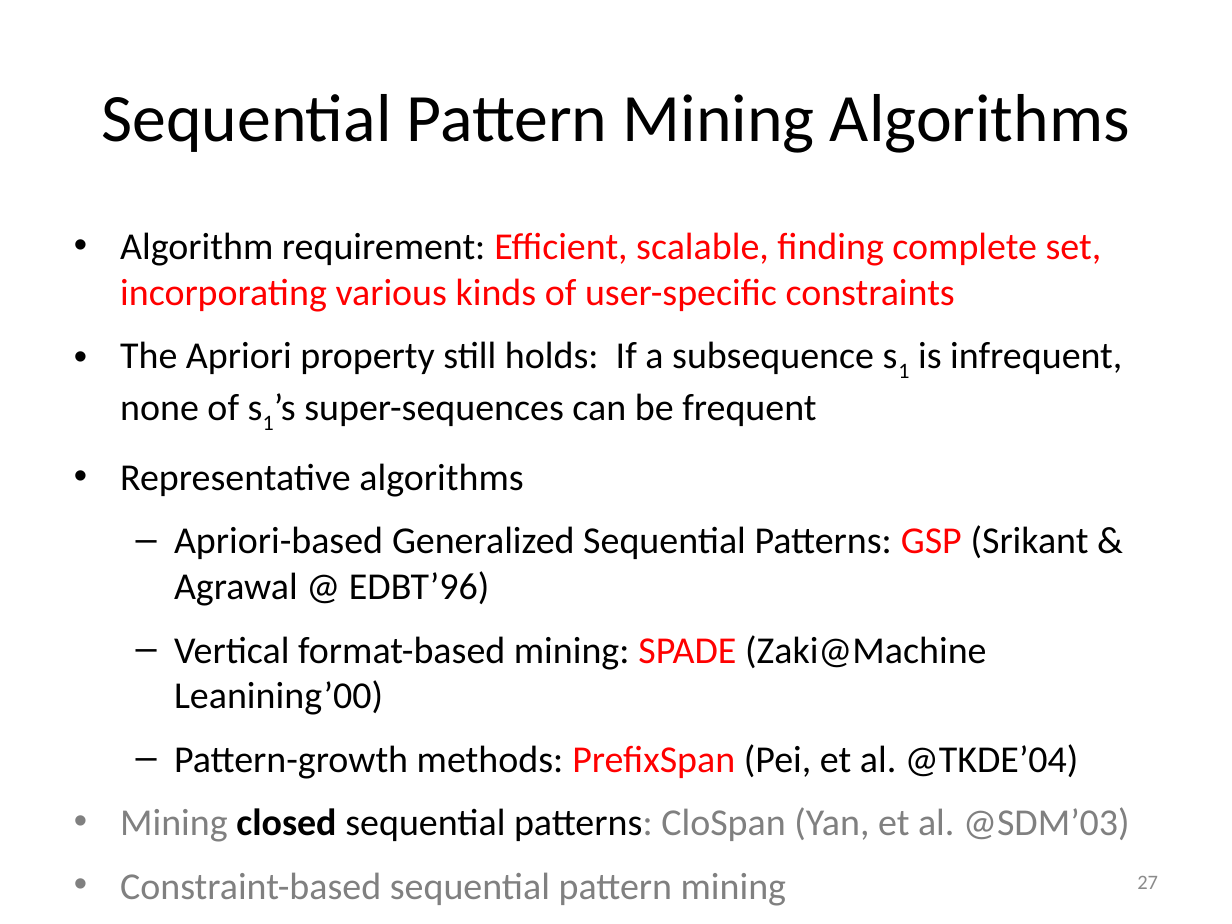
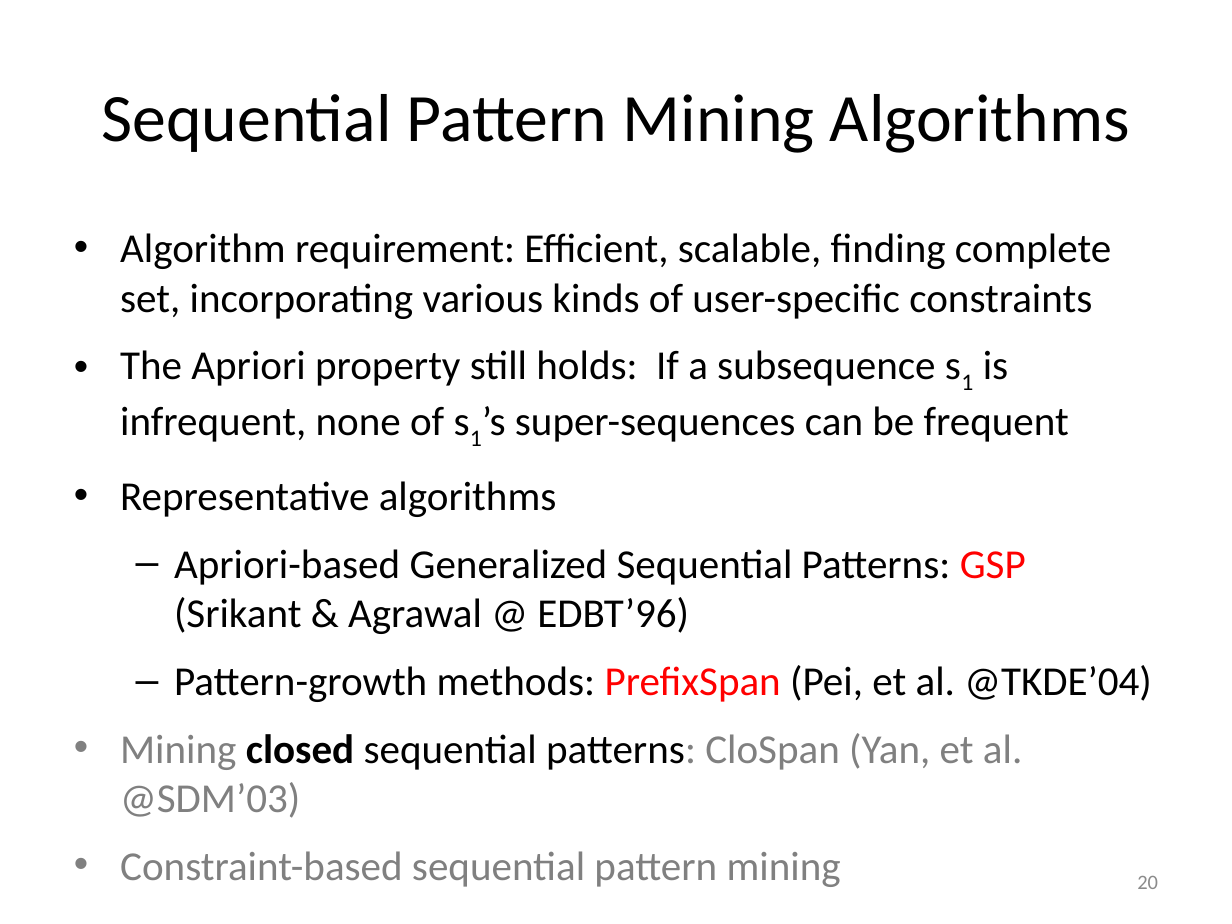
Before and after one commit to mjiang89/mjiang89.github.io, a slide deck: slide 20 of teaching/CSEx0647Fall17-12-BeyondItemset.pptx (slide 27 before the commit). Drawn at 1232x924 pixels with LibreOffice and Linux fonts; fonts in the diff are those of the drawing. Boxes give left, top, right and bottom in pixels: in the first picture for what was removed or moved away, otherwise in the second. Text is boxed around its words. In the diff, an @@ line names an element or a change of style, - is before the commit and + after.

```diff
--- a/teaching/CSEx0647Fall17-12-BeyondItemset.pptx
+++ b/teaching/CSEx0647Fall17-12-BeyondItemset.pptx
@@ text "Algorithm requirement: Efficient, scalable, finding ..." at [120,233,1152,887]: size 22.2 to 24 pt; text colour #FF0000 to #000000 in "Efficient, scalable, finding complete set, incorporating var ..." @@
@@ text at [174,635,986,715]: paragraph removed @@
-  – Vertical format-based mining: SPADE (Zaki@Machine Leanining’00)
@@ page number at [1137,876,1158,889]: text changed @@
-27
+20
```
Also in this commit, not shown: 8 other slides changed, 14 slides added, 12 slides removed, 4 other files.
